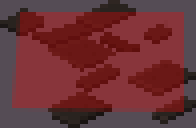
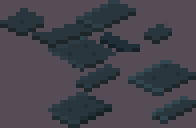
Layer changes from the first (196, 128) image to the second:
hid "Polygon 1" over [12, 12, 184, 112]
painted on "FlatStonesB.png" over [0, 0, 196, 128]
